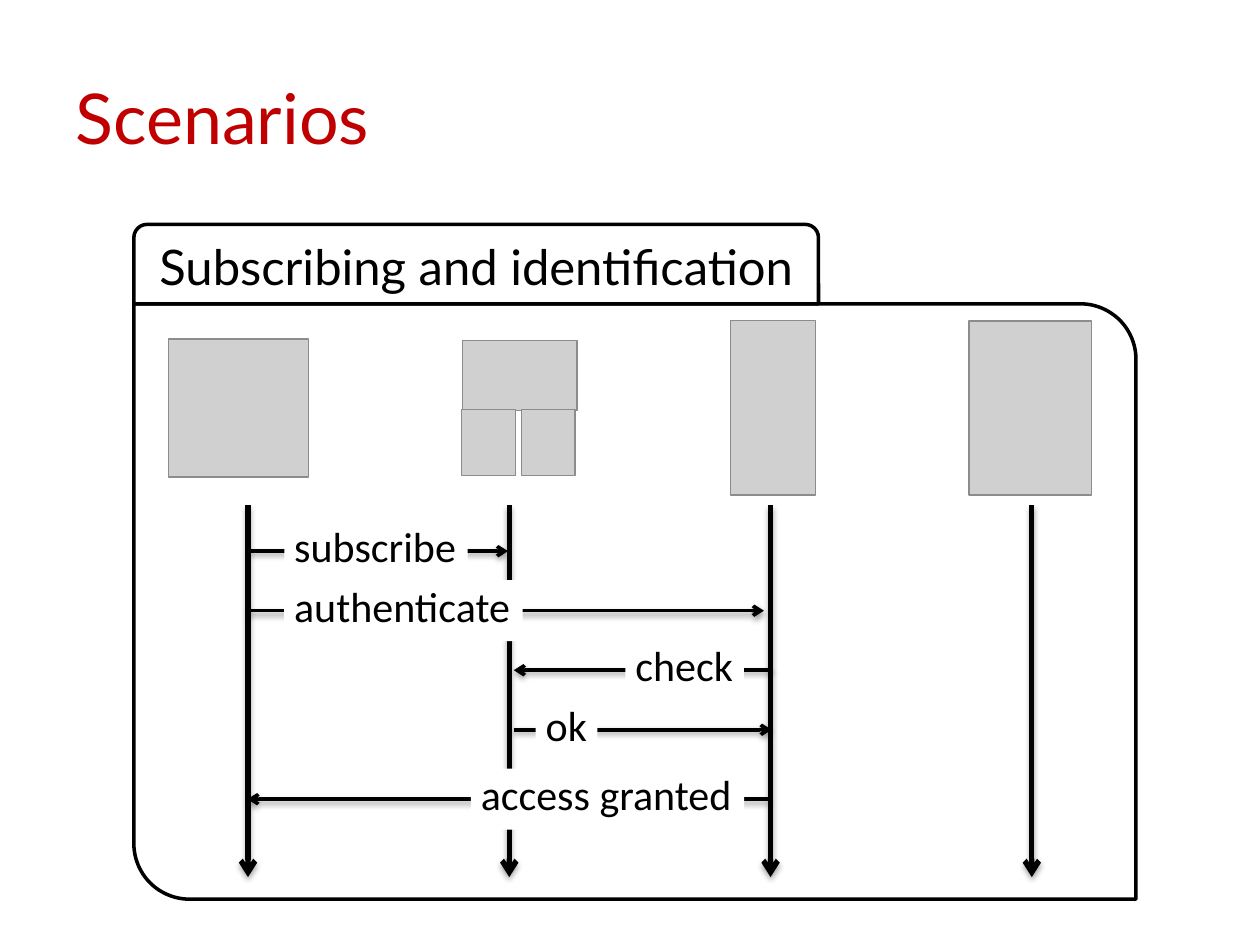
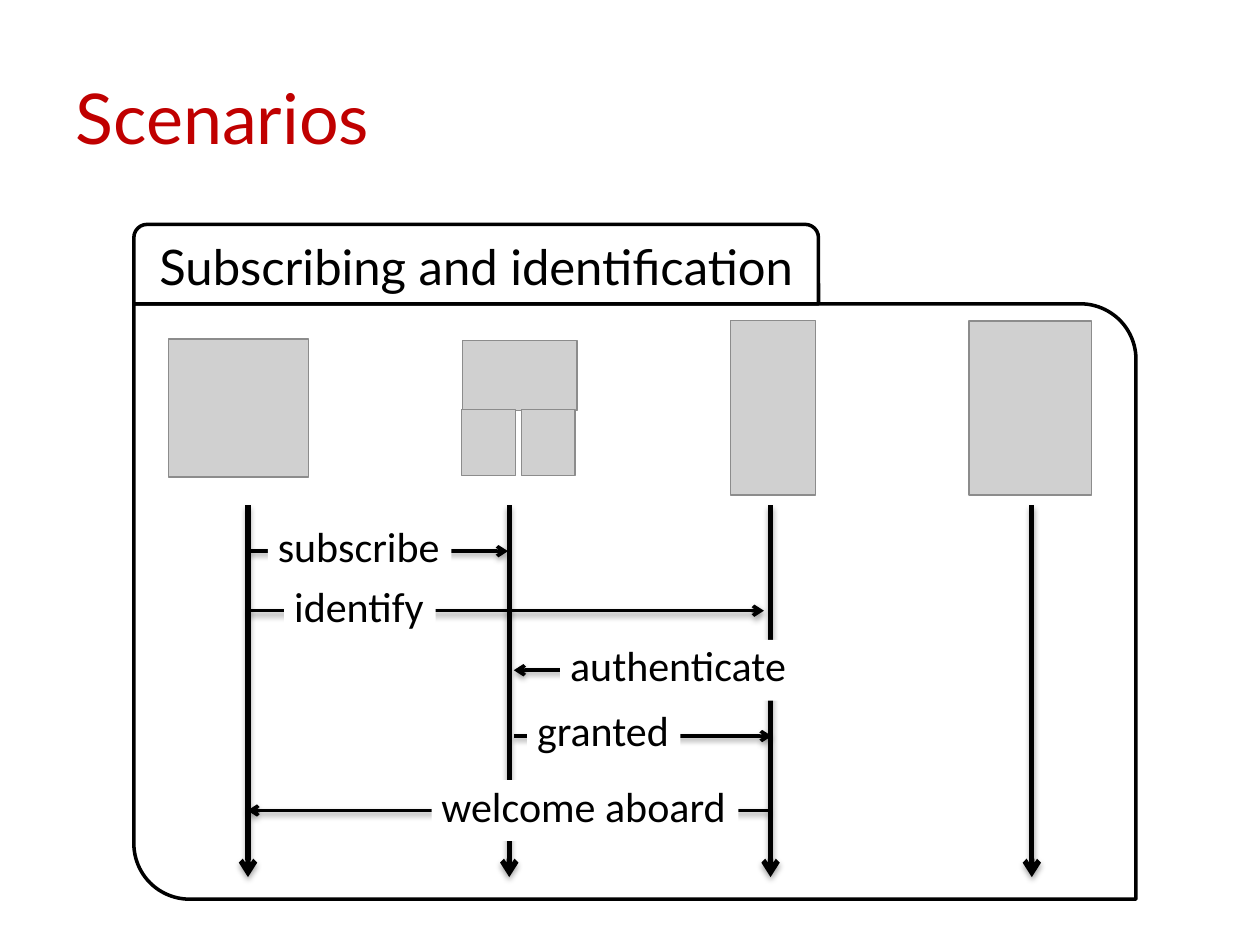
Before and after one commit to blambeau/phd, a slide deck: slide 16 of public-defense/slides.pptx. Drawn at 1260x945 pixels with LibreOffice and Linux fonts; fonts in the diff are those of the drawing; grey boxes stand for pictures. Boxes give left, top, right and bottom in pixels: in the first picture for what was removed or moved away, otherwise in the second. Text is boxed around its words. In the diff, an @@ line names an element or a change of style, - is before the commit and + after.

```diff
--- a/public-defense/slides.pptx
+++ b/public-defense/slides.pptx
@@ text "subscribe": place and size @@
-text "subscribe" at (294,532,456,563)
+text "subscribe" at (278,532,440,563)
@@ text added at (294,592,424,629), 24 pt, text #000000 @@
+identify
@@ text "authenticate": place and size @@
-text "authenticate" at (294,592,510,623)
+text "authenticate" at (570,651,786,682)
@@ text removed at (635,651,732,682) @@
-check
@@ text at (537,716,669,754): text changed @@
-access granted
+granted
@@ text removed at (546,711,587,742) @@
-ok
@@ arrow moved from (514, 730) - (772, 730) to (514, 736) - (772, 736) @@
@@ text added at (441,792,726,823), 24 pt, text #000000 @@
+welcome aboard
@@ arrow moved from (769, 799) - (247, 799) to (769, 810) - (247, 810) @@
```
Also in this commit, not shown: 5 other slides changed, 8 slides added, 2 other files.
